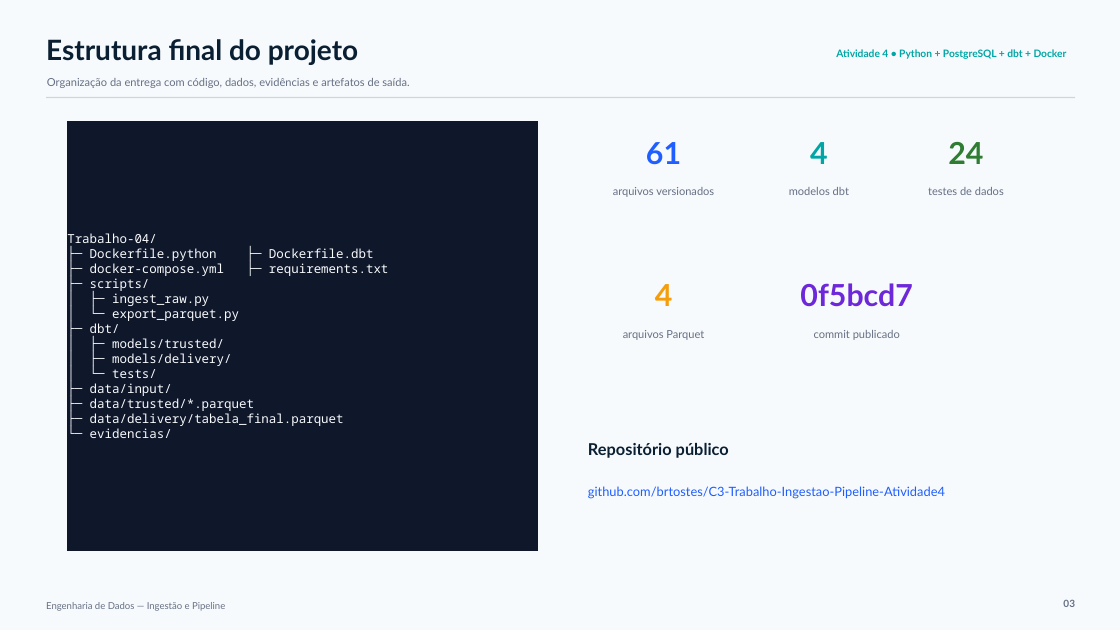
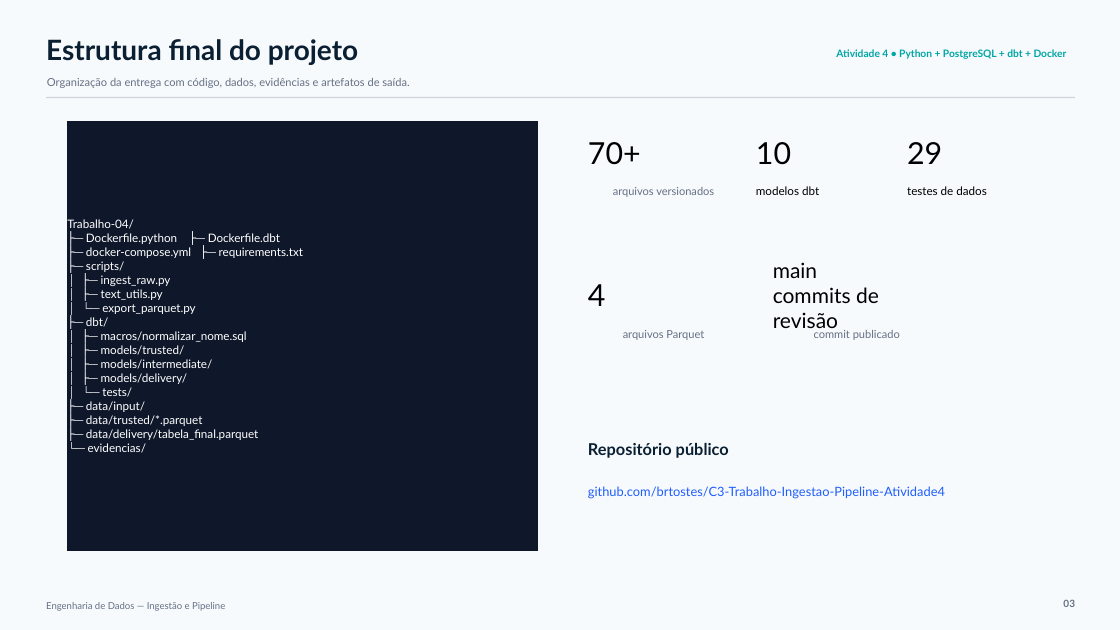
Before and after one commit to brtostes/C3-Trabalho-Ingestao-Pipeline-Atividade4, a slide deck: slide 4 of apresentacao/Apresentacao_Tarefa4_Engenharia_Dados.pptx. Drawn at 1120x630 pixels with LibreOffice and Linux fonts; fonts in the diff are those of the drawing. Boxes give left, top, right and bottom in pixels: in the first picture for what was removed or moved away, otherwise in the second. Text is boxed around its words. In the diff, an @@ line names an element or a change of style, - is before the commit and + after.

Commit message:
Sincroniza apresentaÃ§Ã£o e Parquets finais

```diff
--- a/apresentacao/Apresentacao_Tarefa4_Engenharia_Dados.pptx
+++ b/apresentacao/Apresentacao_Tarefa4_Engenharia_Dados.pptx
@@ text at [588, 142, 641, 165]: text changed; text colour #1F5EFF to #000000; bold off @@
-61
+70+
@@ text at [756, 142, 791, 165]: text changed; text colour #00A6A6 to #000000; bold off @@
-4
+10
@@ text at [907, 142, 942, 164]: text changed; text colour #2E7D32 to #000000; bold off @@
-24
+29
@@ text "modelos dbt" at [756, 186, 819, 195]: size 9.5 to 10 pt, text colour #667085 to #000000; alignment centre to left @@
@@ text "testes de dados" at [907, 186, 986, 195]: size 9.5 to 10 pt, text colour #667085 to #000000; alignment centre to left @@
@@ text in rectangle at [67, 219, 303, 453]: size 10.7 to 10 pt, font Noto Sans Mono to Lato, text colour #F8FAFC to #FFFFFF in "Trabalho-04/", "├─ Dockerfile.python ├─ Dockerfile.dbt", "├─ docker-compose.yml ├─ requirements.txt", "├─ scripts/" and 10 more places @@
@@ text at [773, 262, 879, 333]: text changed; size 26 to 18 pt; text colour #6D28D9 to #000000; bold off @@
-0f5bcd7
+main
+commits de revisão
@@ text in rectangle at [101, 289, 163, 300]: paragraph added @@
+│ ├─ text_utils.py
@@ text "4" at [588, 284, 606, 306]: text colour #F59E0B to #000000, bold off; alignment centre to left @@
@@ text in rectangle at [101, 331, 247, 342]: paragraph added @@
+│ ├─ macros/normalizar_nome.sql
@@ text in rectangle at [101, 359, 213, 369]: paragraph added @@
+│ ├─ models/intermediate/
```
Also in this commit, not shown: 11 other slides changed, 1 other file.
